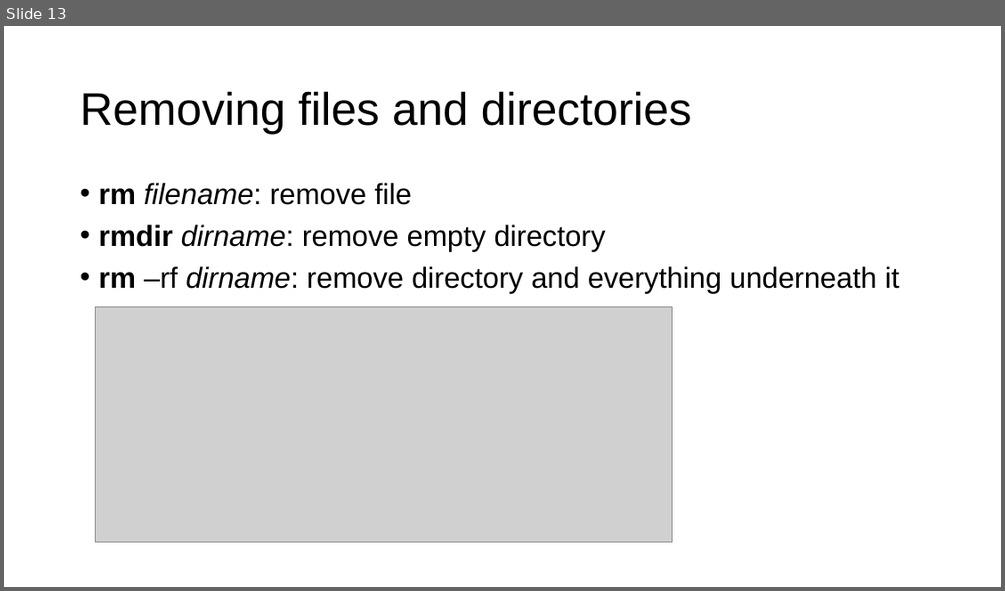
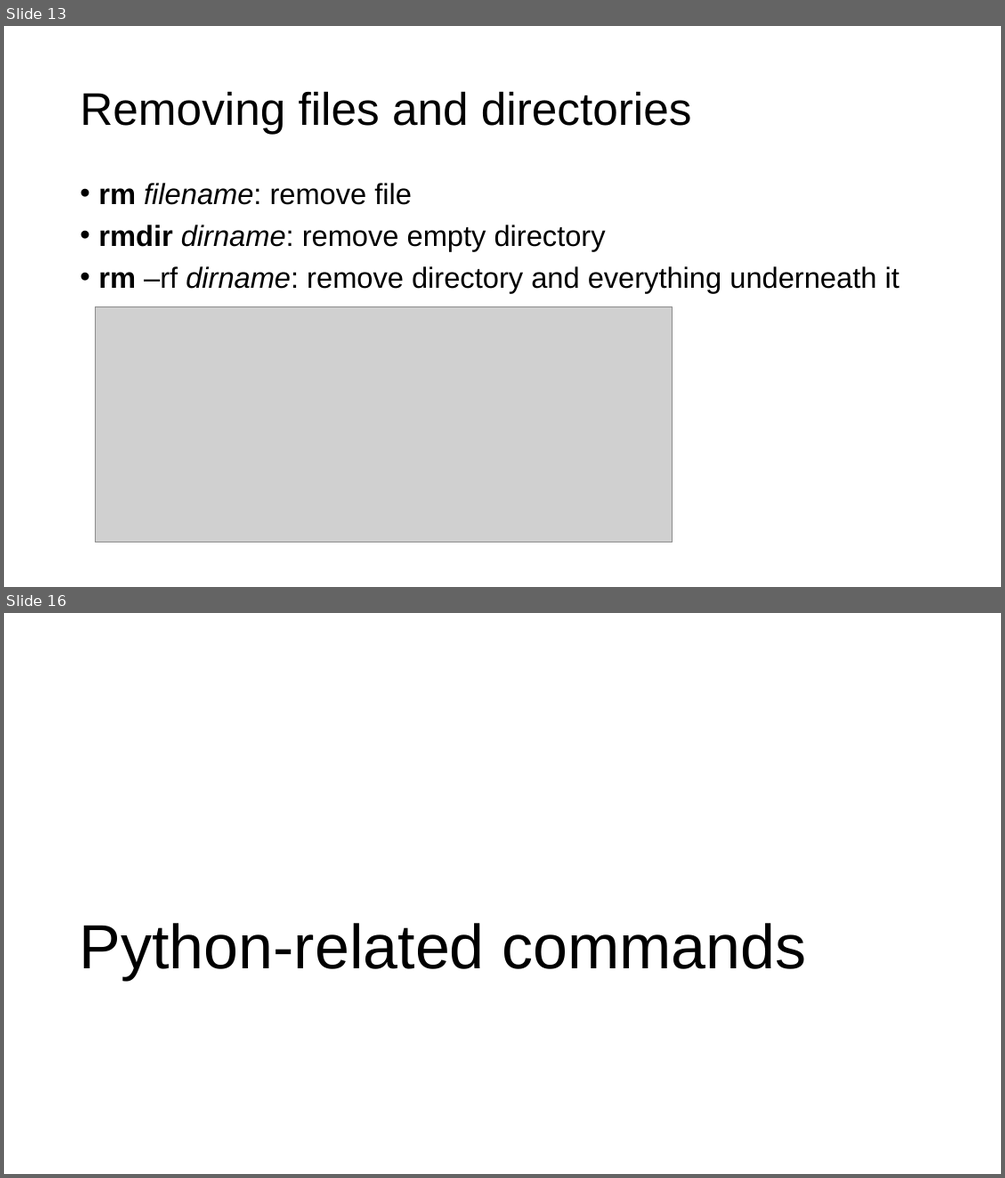
Before and after one commit to parrt/msds501, a slide deck: slides/terminal.pptx. Shown one above the other, each under a label of ours: slide 13 before the commit, slides 13 and 16 after it; the slides between them are not shown. The pictures are 1005x591 and 1005x1178 pixels, drawn with LibreOffice and Linux fonts; fonts in the diff are those of the drawing; grey boxes stand for pictures; background and template pictures are left out. Boxes give left, top, right and bottom in pixels: in the first picture for what was removed or moved away, otherwise in the second. Text is boxed around its words. In the diff, an @@ line names an element or a change of style, - is before the commit and + after.

```diff
--- a/slides/terminal.pptx
+++ b/slides/terminal.pptx
@@ slide 16 added at (4, 613, 1001, 1174), background #FFFFFF @@
@@ title added at (80, 923, 806, 980), 60 pt, text #000000 @@
+Python-related commands
```
Also in this commit, not shown: 5 other slides added, 1 other file.
